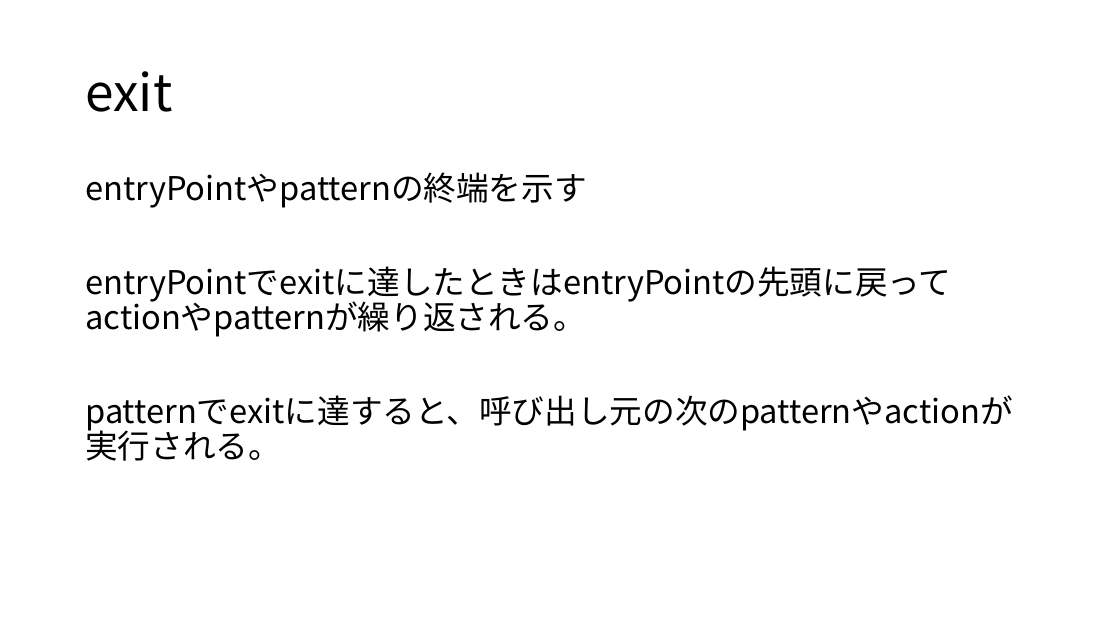
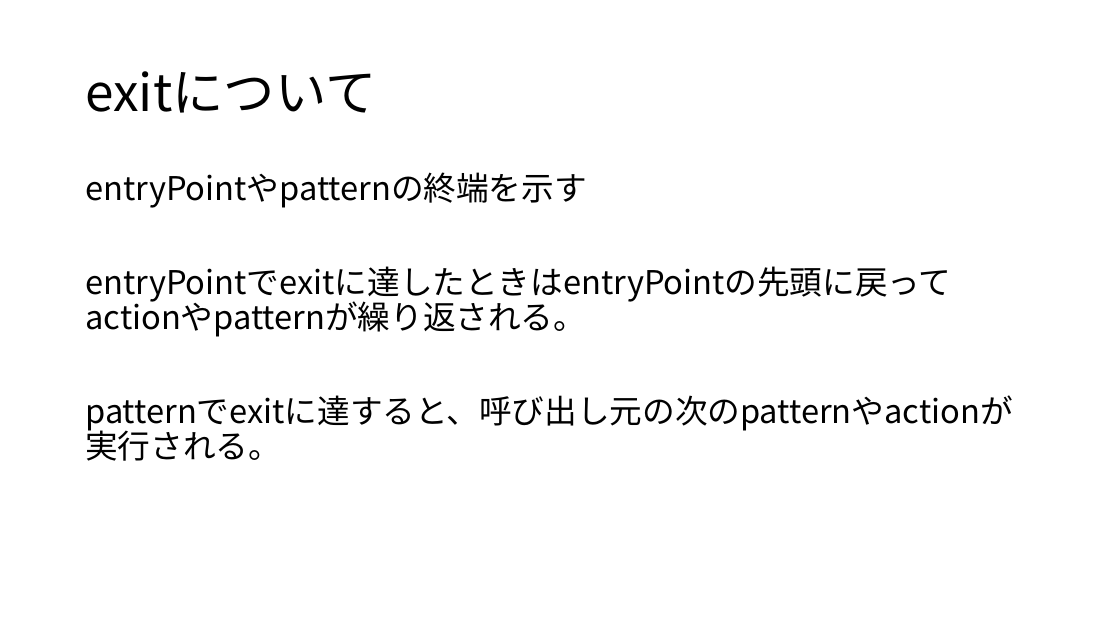
Before and after one commit to Rashoru-Infinity/advanced_1a_screen_saver, a slide deck: slide 5 of presentation.pptx. Drawn at 1120x630 pixels with LibreOffice and Linux fonts; fonts in the diff are those of the drawing. Boxes give left, top, right and bottom in pixels: in the first picture for what was removed or moved away, otherwise in the second. Text is boxed around its words. In the diff, an @@ line names an element or a change of style, - is before the commit and + after.

```diff
--- a/presentation.pptx
+++ b/presentation.pptx
@@ title at [85,71,376,113]: text changed @@
-exit
+exitについて
```
